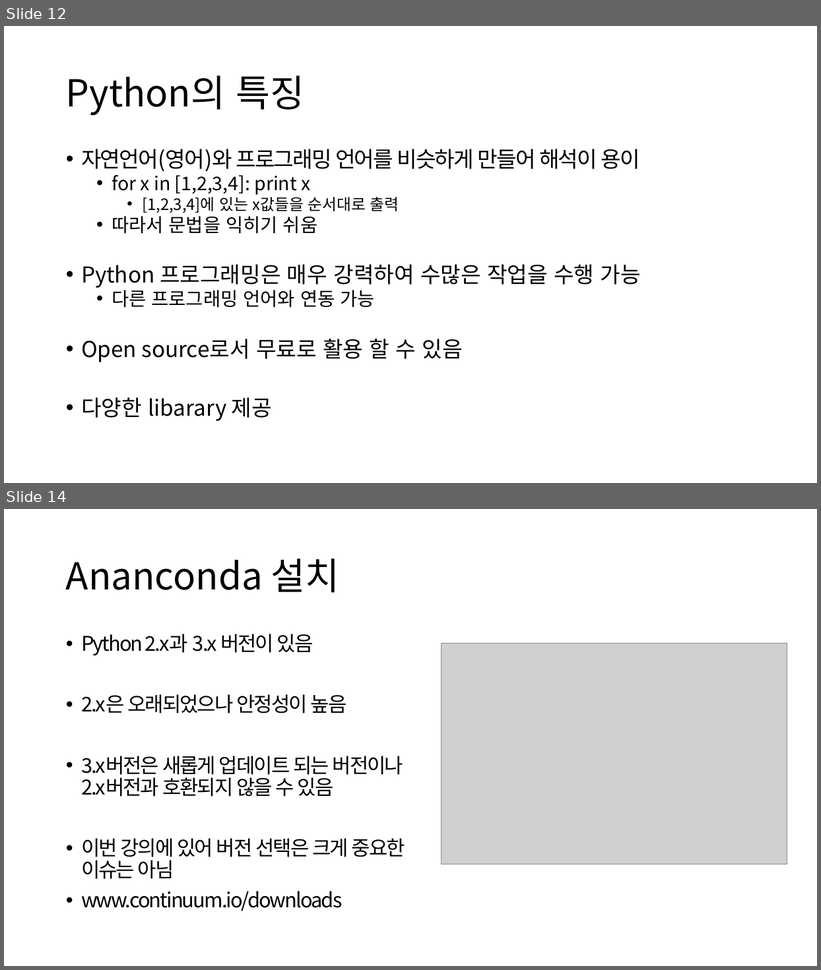
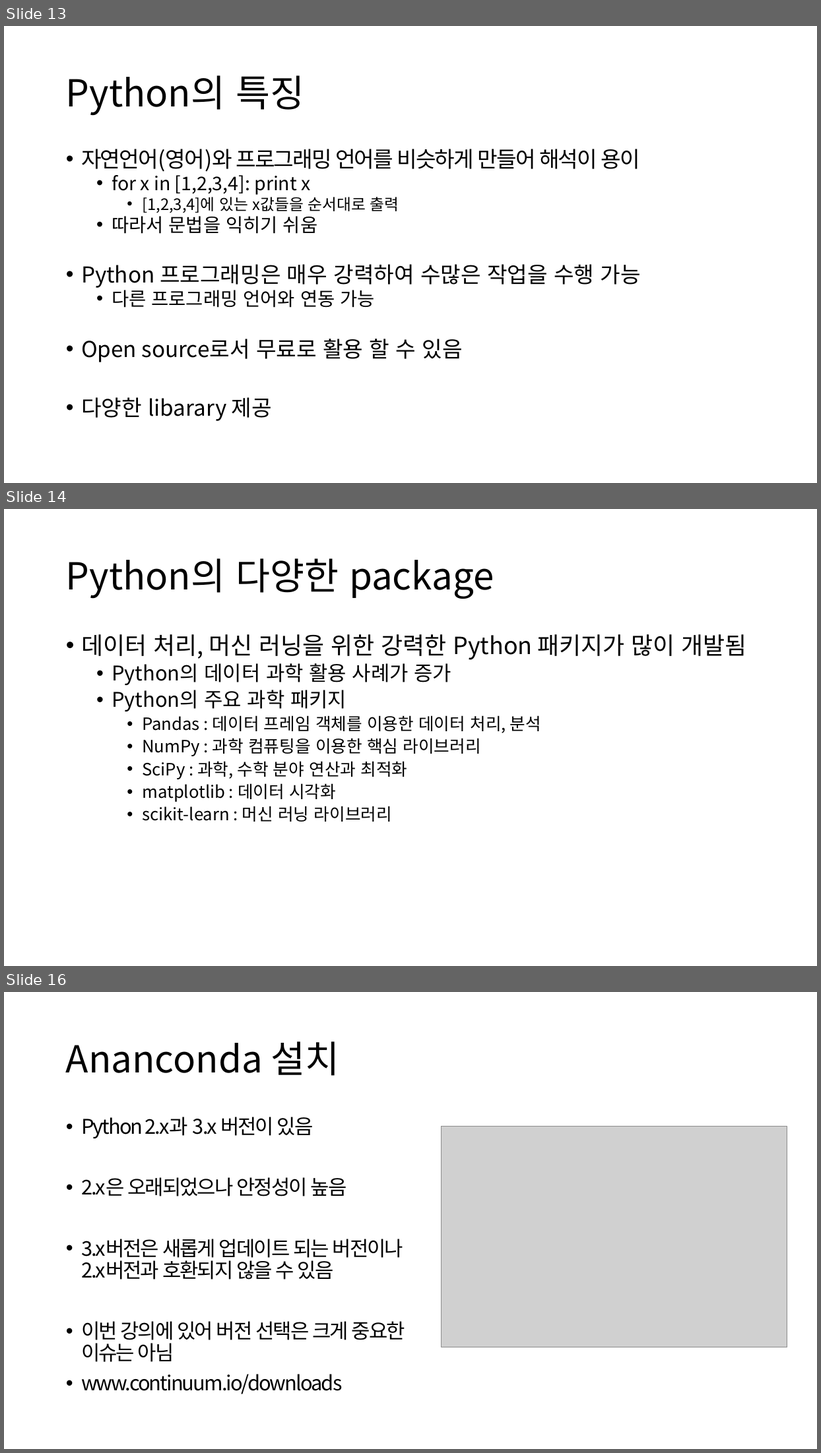
Before and after one commit to ksublee/SPuP, a slide deck: ppt/Python_1_소개.pptx. Shown one above the other, each under a label of ours: slides 12 and 14 before the commit, slides 13, 14 and 16 after it; the slides between them are not shown. The pictures are 821x970 and 821x1453 pixels, drawn with LibreOffice and Linux fonts; fonts in the diff are those of the drawing; grey boxes stand for pictures. Boxes give left, top, right and bottom in pixels: in the first picture for what was removed or moved away, otherwise in the second. Text is boxed around its words. In the diff, an @@ line names an element or a change of style, - is before the commit and + after.

```diff
--- a/ppt/Python_1_소개.pptx
+++ b/ppt/Python_1_소개.pptx
@@ slide 14 added at (4,509,817,966), background #FFFFFF @@
@@ title added at (66,559,494,599), 44 pt, text #000000 @@
+Python의 다양한 package
@@ text added at (81,634,747,822), 20 pt, text #000000 @@
+• 데이터 처리, 머신 러닝을 위한 강력한 Python 패키지가 많이 개발됨
+  • Python의 데이터 과학 활용 사례가 증가
+  • Python의 주요 과학 패키지
+    • Pandas : 데이터 프레임 객체를 이용한 데이터 처리, 분석
+    • NumPy : 과학 컴퓨팅을 이용한 핵심 라이브러리
+    • SciPy : 과학, 수학 분야 연산과 최적화
+    • matplotlib : 데이터 시각화
+    • scikit-learn : 머신 러닝 라이브러리
@@ what was slide 12 is now slide 13 @@
@@ what was slide 14 is now slide 16 @@
```
Also in this commit, not shown: 5 slides changed, 4 other slides added.
